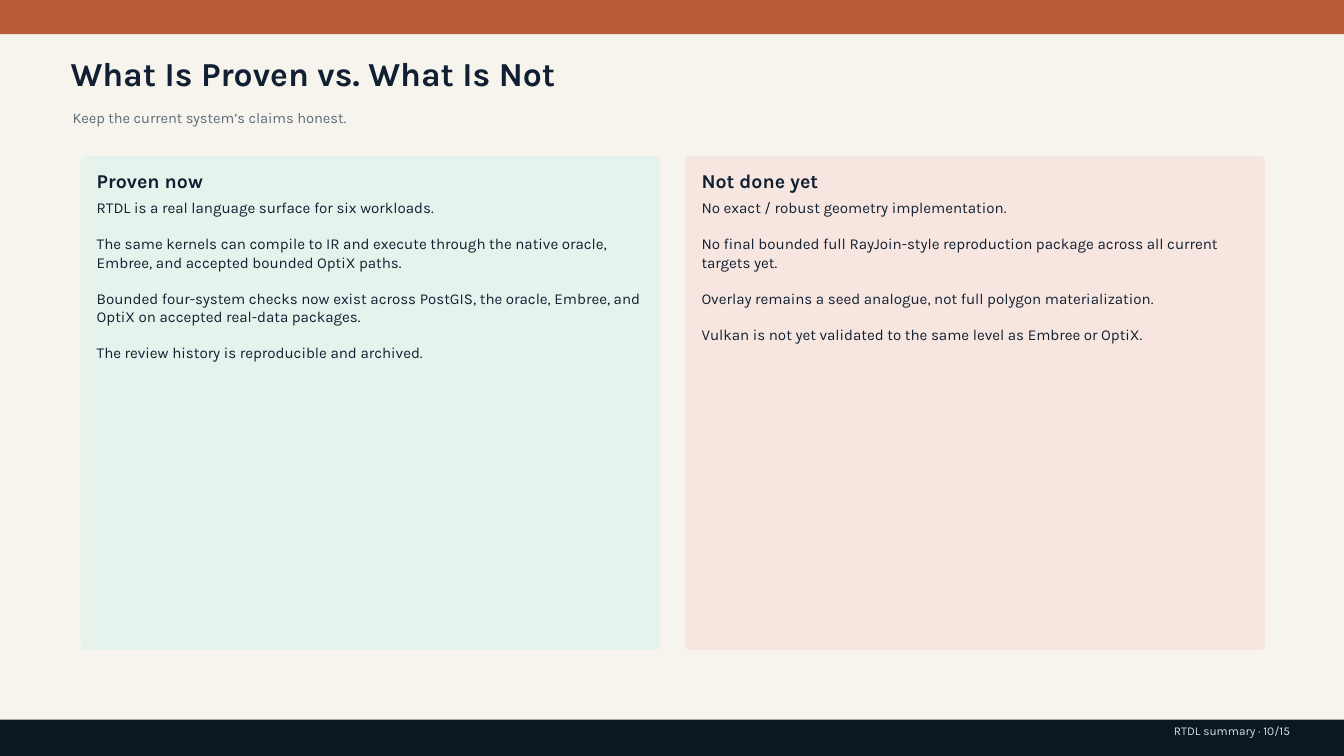
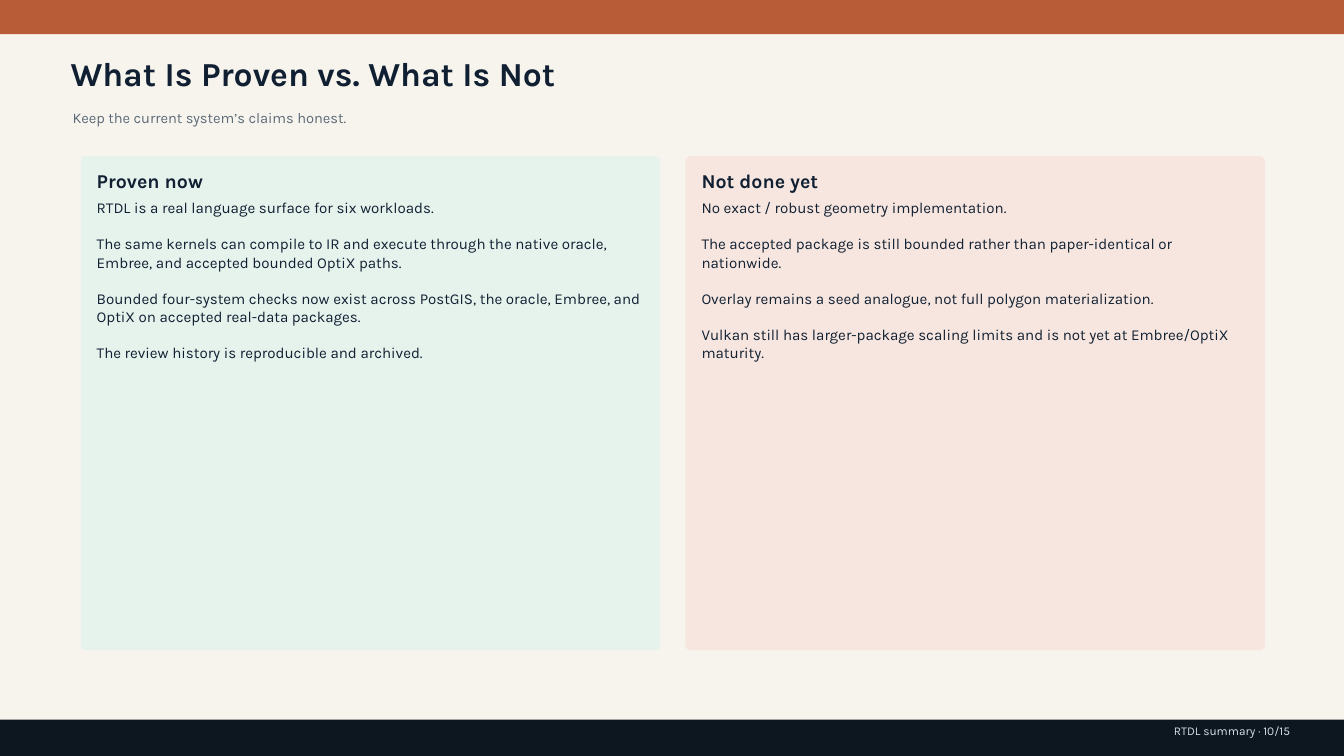
Before and after one commit to rubaolee/rtdl, a slide deck: slide 10 of rtdl_status_summary.pptx. Drawn at 1344x756 pixels with LibreOffice and Linux fonts; fonts in the diff are those of the drawing. Boxes give left, top, right and bottom in pixels: in the first picture for what was removed or moved away, otherwise in the second. Text is boxed around its words. In the diff, an @@ line names an element or a change of style, - is before the commit and + after.

Commit message:
Repair live docs and record blocked Vulkan scaling round

```diff
--- a/rtdl_status_summary.pptx
+++ b/rtdl_status_summary.pptx
@@ text at [702,238,1172,268]: text changed @@
-No final bounded full RayJoin-style reproduction package across all current targets yet.
+The accepted package is still bounded rather than paper-identical or nationwide.
@@ text at [702,329,1228,362]: text changed @@
-Vulkan is not yet validated to the same level as Embree or OptiX.
+Vulkan still has larger-package scaling limits and is not yet at Embree/OptiX maturity.
```
Also in this commit, not shown: 4 other slides changed, 18 other files.
